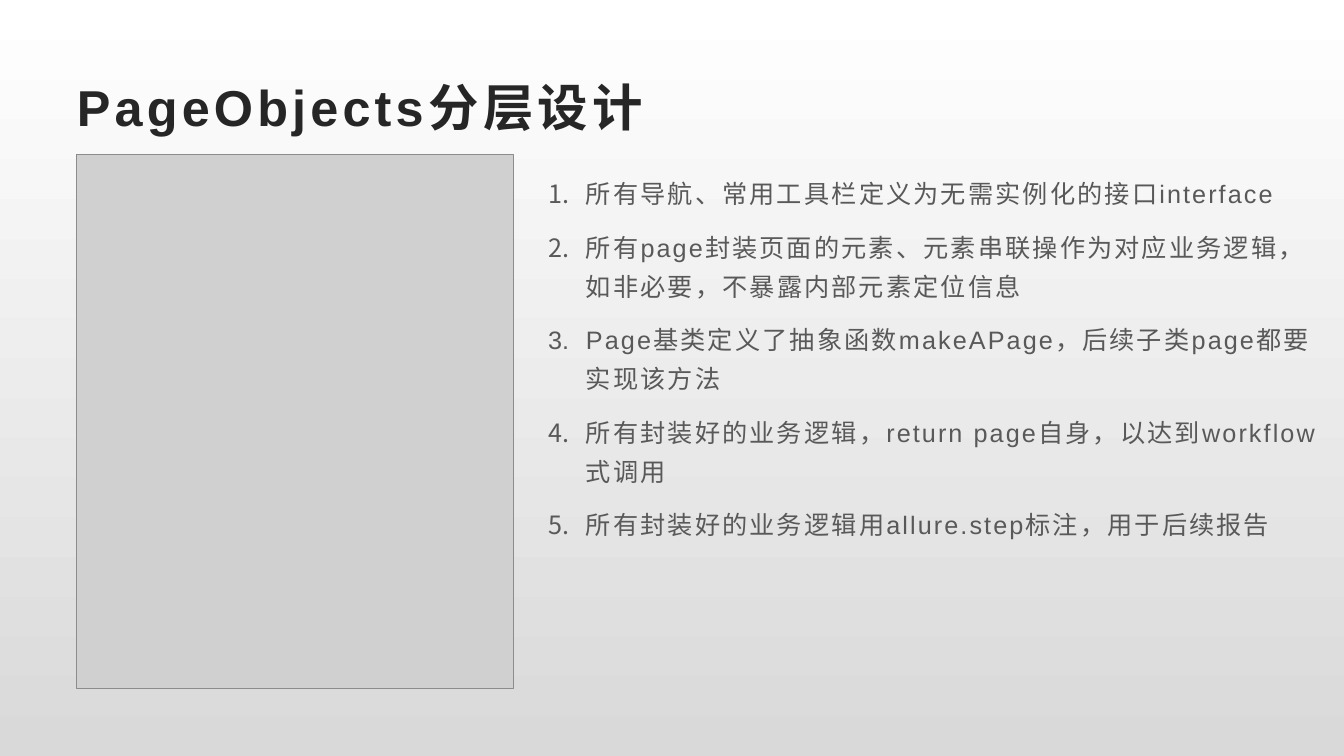
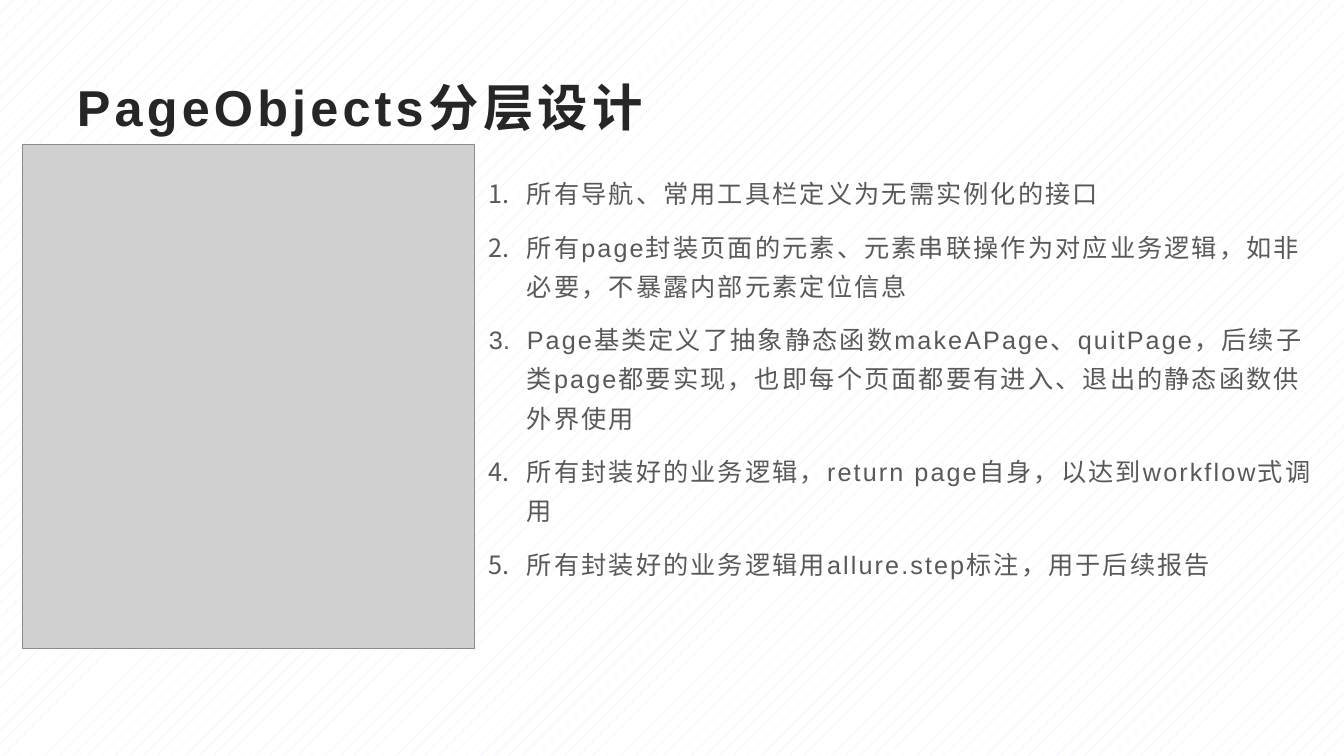
Before and after one commit to julystone/alistar_github_version, a slide deck: slide 13 of doc/基于Appium的 App UI自动化框架.pptx (slide 11 before the commit). Drawn at 1344x756 pixels with LibreOffice and Linux fonts; fonts in the diff are those of the drawing; grey boxes stand for pictures. Boxes give left, top, right and bottom in pixels: in the first picture for what was removed or moved away, otherwise in the second. Text is boxed around its words. In the diff, an @@ line names an element or a change of style, - is before the commit and + after.

```diff
--- a/doc/基于Appium的 App UI自动化框架.pptx
+++ b/doc/基于Appium的 App UI自动化框架.pptx
@@ background gradient #FFFFFF to #D9D9D9 to pattern #DFEAFA on #FFFFFF @@
@@ picture: place and size @@
-picture at <box>77,154,513,689</box>
+picture at <box>23,145,475,649</box>
@@ text "所有导航、常用工具栏定义为无需实例化的接口": place and size @@
-text "所有导航、常用工具栏定义为无需实例化的接口" at <box>586,181,1315,539</box>
+text "所有导航、常用工具栏定义为无需实例化的接口" at <box>527,181,1310,579</box>
@@ text at <box>527,181,1098,205</box>: text changed @@
-1. 所有导航、常用工具栏定义为无需实例化的接口interface
+1. 所有导航、常用工具栏定义为无需实例化的接口
@@ text at <box>527,329,1301,430</box>: text changed @@
-3. Page基类定义了抽象函数makeAPage，后续子类page都要实现该方法
+3. Page基类定义了抽象静态函数makeAPage、quitPage，后续子类page都要实现，也即每个页面都要有进入、退出的静态函数供外界使用
```
Also in this commit, not shown: 12 other slides changed, 4 slides added, 2 slides removed, 3 other files.
